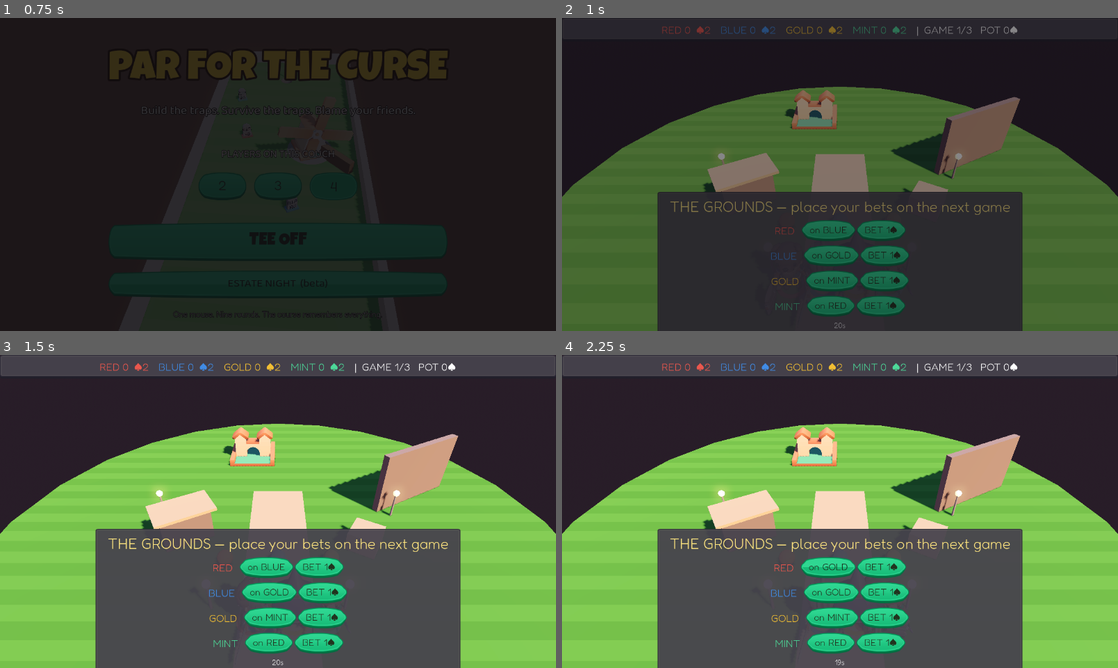
Above: before the commit, frames 1-4 (two rows, left to right).
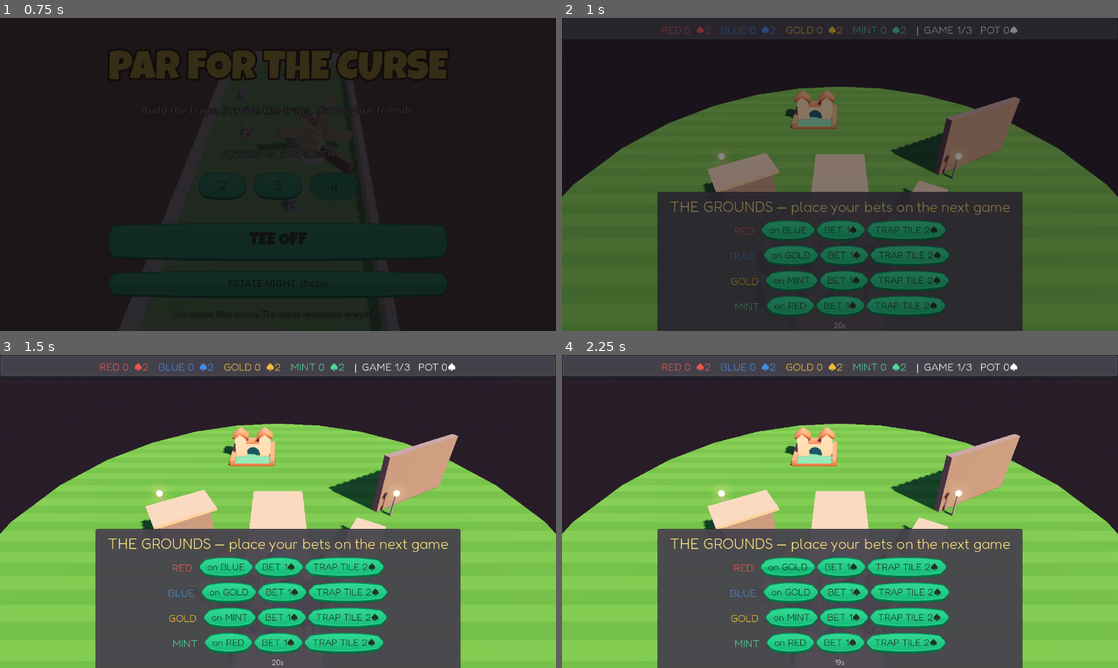
Above: after the commit, the same moments.

Repository: substrateagnostic/ill-will
Game: Godot game, scene res://scenes/menu.tscn
Two runs of this game, one before a commit and one after it. Both use one fixed random seed, a clock stepped at 60 frames per second and the inputs below.
Inputs (mouse positions are in pixels of both pictures, inside the frame that each line leads up to):
- Up to frame 1 (0.75 s): click "ESTATE NIGHT (beta)" at 0.5 s
- Up to frame 2 (1 s): no input
- Up to frame 3 (1.5 s): tap Enter at 1.25 s; move the mouse to (400, 495) at 1.27 s; hold D from 1.28 s (still down); tap E at 1.35 s; click (400, 495) at 1.42 s
- Up to frame 4 (2.25 s): tap Space at 1.52, 1.82 s; release D at 2 s; click "on BLUE" at 2 s

Frame 1 is identical in both runs. In frame 2, 5.3% of the frame differs, in the area x 30-70%, y 64-96%; in frame 3, 6.1%; in frame 4, 6.2%.

Commit message:
Estate E2b: seeded trap tiles - buy, place, trip, steal grudge
TRAP TILE 2 grudge purchase at the Grounds, TILES sub-phase for placement
(click the lawn; bots auto-place), one-shot owner-colored tiles trip rival
walkers (Hit_A pratfall, anim lock), steal 1 grudge, banner + graffiti.
Legible deviousness: tiles glow in owner color, everyone sees them.

Co-Authored-By: Claude Fable 5 <noreply@anthropic.com>

Diff:
--- a/estate/estate.gd
+++ b/estate/estate.gd
@@ -2,7 +2,9 @@
 ## THE ESTATE — night-loop shell: GROUNDS -> AUCTION -> GAME -> RECKONING.
 ## v1 "clipboard" grounds (panel UI); walkable grounds is phase E2.
 
-enum Phase { GROUNDS, AUCTION, GAME, RECKONING, NIGHT_END }
+enum Phase { GROUNDS, TILES, AUCTION, GAME, RECKONING, NIGHT_END }
+
+const TILE_COST := 2
 
 const MODULES := {
 	"par": {"name": "PAR FOR THE CURSE", "scene": "res://scenes/main.tscn", "mode": "gamestate"},
@@ -22,6 +24,7 @@
 var phase := Phase.GROUNDS
 var bots := false
 var mockonly := false
+var pool_override: Array = []
 var auction_options: Array = []
 var high_bid := 0
 var high_bidder := -1
@@ -33,6 +36,7 @@
 var walkers: Array = []
 var _selected_walker := -1
 var _bot_wander_timer := 0.0
+var _tile_buyers: Array = []
 
 @onready var cam: Camera3D = $Camera3D
 @onready var top_bar: HBoxContainer = $UI/TopBar/Row
@@ -48,6 +52,8 @@
 			bots = true
 		elif arg == "--mockonly":
 			mockonly = true
+		elif arg.begins_with("--pool="):
+			pool_override = Array(arg.trim_prefix("--pool=").split(","))
 	EstateState.start_night(GameState.player_count)
 	PlayerInput.auto_assign(GameState.player_count)
 	_spawn_walkers()
@@ -112,7 +118,9 @@
 		var hit := space.intersect_ray(q)
 		if hit.is_empty():
 			return
-		if hit.collider is EstateWalker:
+		if phase == Phase.TILES and not _tile_buyers.is_empty():
+			_place_tile(_tile_buyers[0], hit.position)
+		elif hit.collider is EstateWalker:
 			_select_walker(hit.collider.player_idx)
 		elif _selected_walker >= 0:
 			walkers[_selected_walker].walk_target = hit.position
@@ -136,7 +144,8 @@
 		if _grounds_timer <= 0.0 or (bots and _grounds_timer < GROUNDS_TIME - 1.5):
 			if bots:
 				_bots_place_bets()
-			_enter_auction()
+				_bots_buy_tiles()
+			_enter_tiles()
 	elif phase == Phase.AUCTION:
 		_bid_timer -= delta
 		_update_auction_clock()
@@ -175,6 +184,7 @@
 	phase = Phase.GROUNDS
 	_grounds_timer = GROUNDS_TIME
 	_bet_targets.clear()
+	_tile_buyers.clear()
 	_rebuild_top_bar()
 	_clear_panel("THE GROUNDS — place your bets on the next game")
 	for i in EstateState.players.size():
@@ -202,6 +212,18 @@
 				Sfx.play("card")
 				_rebuild_top_bar())
 		row.add_child(bet_btn)
+		var tile_btn := Button.new()
+		tile_btn.text = "TRAP TILE %d♠" % TILE_COST
+		tile_btn.pressed.connect(func():
+			if not _tile_buyers.has(i) and EstateState.spend_grudge(i, TILE_COST):
+				_tile_buyers.append(i)
+				tile_btn.text = "TILE BOUGHT"
+				tile_btn.disabled = true
+				Sfx.play("grudge")
+				_rebuild_top_bar()
+			else:
+				Sfx.play("invalid"))
+		row.add_child(tile_btn)
 		phase_box.add_child(row)
 	var clock := Label.new()
 	clock.name = "Clock"
@@ -221,6 +243,54 @@
 	for i in EstateState.players.size():
 		EstateState.place_bet(i, EstateState.rng.randi_range(0, EstateState.players.size() - 1))
 
+func _bots_buy_tiles() -> void:
+	for i in EstateState.players.size():
+		if EstateState.rng.randf() < 0.4 and not _tile_buyers.has(i):
+			if EstateState.spend_grudge(i, TILE_COST):
+				_tile_buyers.append(i)
+
+func _enter_tiles() -> void:
+	if _tile_buyers.is_empty():
+		_enter_auction()
+		return
+	phase = Phase.TILES
+	_rebuild_top_bar()
+	_prompt_next_tile()
+
+func _prompt_next_tile() -> void:
+	if _tile_buyers.is_empty():
+		_enter_auction()
+		return
+	var p: int = _tile_buyers[0]
+	var pl = EstateState.players[p]
+	_clear_panel("%s — CLICK THE LAWN TO SEED YOUR TRAP TILE" % pl.name, pl.color)
+	if bots:
+		var spot := Vector3(EstateState.rng.randf_range(-5.0, 5.0), 0, EstateState.rng.randf_range(-6.0, 1.0))
+		_place_tile(p, spot)
+
+func _place_tile(p: int, pos: Vector3) -> void:
+	if Vector2(pos.x, pos.z + 4.0).length() > 11.0:
+		Sfx.play("invalid")
+		return
+	_tile_buyers.pop_front()
+	var tile := TrapTile.new()
+	$Grounds.add_child(tile)
+	tile.global_position = Vector3(pos.x, 0.0, pos.z)
+	tile.setup(p, EstateState.players[p].color)
+	tile.tripped.connect(_on_tile_tripped)
+	Sfx.play("place")
+	_prompt_next_tile()
+
+func _on_tile_tripped(victim: int, owner_idx: int) -> void:
+	var taken := EstateState.steal_grudge(victim, owner_idx, 1)
+	var v = EstateState.players[victim]
+	var o = EstateState.players[owner_idx]
+	var suffix := " and steals 1♠" if taken > 0 else ""
+	_flash("%s'S TILE TRIPS %s%s" % [o.name, v.name, suffix], o.color, 2.0)
+	EstateState.add_graffiti("%s tripped %s on the grounds" % [o.name, v.name])
+	_redraw_graffiti()
+	_rebuild_top_bar()
+
 func _enter_auction() -> void:
 	if phase == Phase.AUCTION:
 		return
@@ -229,6 +299,8 @@
 	high_bidder = -1
 	_bid_timer = BID_TIME
 	var pool := ["mock", "mock", "mock"] if mockonly else ["par", "echo", "tilt", "par", "echo", "tilt"]
+	if not pool_override.is_empty():
+		pool = pool_override
 	auction_options.clear()
 	for k in 3:
 		auction_options.append(pool[EstateState.rng.randi_range(0, pool.size() - 1)])
--- a/estate/estate_state.gd
+++ b/estate/estate_state.gd
@@ -92,6 +92,18 @@
 	games_played += 1
 	return ticker
 
+func steal_grudge(victim: int, thief: int, amount := 1) -> int:
+	var taken: int = mini(amount, players[victim].grudge)
+	players[victim].grudge -= taken
+	players[thief].grudge += taken
+	return taken
+
+func spend_grudge(p: int, amount: int) -> bool:
+	if players[p].grudge < amount:
+		return false
+	players[p].grudge -= amount
+	return true
+
 func place_bet(p: int, target: int) -> bool:
 	if players[p].grudge < 1 or bets.has(p):
 		return false
--- /dev/null
+++ b/estate/trap_tile.gd
@@ -0,0 +1,79 @@
+class_name TrapTile
+extends Area3D
+## A seeded walkway trap on the estate grounds. Owner-colored, fully
+## visible (legible deviousness). One-shot: trips a non-owner walker,
+## steals 1 grudge for the owner, then vanishes.
+
+var owner_idx := -1
+var owner_color := Color.WHITE
+var armed := true
+
+signal tripped(victim_idx: int, owner_idx: int)
+
+func setup(idx: int, color: Color) -> void:
+	owner_idx = idx
+	owner_color = color
+	collision_layer = 0
+	collision_mask = 2
+	var shape := CollisionShape3D.new()
+	var cyl := CylinderShape3D.new()
+	cyl.radius = 0.75
+	cyl.height = 0.6
+	shape.shape = cyl
+	shape.position.y = 0.3
+	add_child(shape)
+	var disc := MeshInstance3D.new()
+	var dm := CylinderMesh.new()
+	dm.top_radius = 0.72
+	dm.bottom_radius = 0.75
+	dm.height = 0.035
+	disc.mesh = dm
+	var mat := StandardMaterial3D.new()
+	mat.transparency = BaseMaterial3D.TRANSPARENCY_ALPHA
+	mat.albedo_color = Color(color.r, color.g, color.b, 0.45)
+	mat.emission_enabled = true
+	mat.emission = color * 0.5
+	disc.material_override = mat
+	disc.position.y = 0.02
+	add_child(disc)
+	var ring := MeshInstance3D.new()
+	var rm := TorusMesh.new()
+	rm.inner_radius = 0.68
+	rm.outer_radius = 0.78
+	ring.mesh = rm
+	var rmat := StandardMaterial3D.new()
+	rmat.albedo_color = color
+	rmat.emission_enabled = true
+	rmat.emission = color * 0.8
+	ring.material_override = rmat
+	ring.position.y = 0.04
+	ring.scale.y = 0.3
+	add_child(ring)
+	body_entered.connect(_on_body)
+
+func _on_body(body: Node3D) -> void:
+	if not armed or not body is EstateWalker or body.player_idx == owner_idx:
+		return
+	armed = false
+	tripped.emit(body.player_idx, owner_idx)
+	body.trip(global_position)
+	var p := CPUParticles3D.new()
+	get_parent().add_child(p)
+	p.global_position = global_position + Vector3(0, 0.3, 0)
+	p.one_shot = true
+	p.amount = 18
+	p.lifetime = 0.6
+	p.explosiveness = 1.0
+	p.spread = 80.0
+	p.initial_velocity_min = 2.0
+	p.initial_velocity_max = 4.0
+	var mesh := SphereMesh.new()
+	mesh.radius = 0.05
+	mesh.height = 0.1
+	p.mesh = mesh
+	var mat := StandardMaterial3D.new()
+	mat.albedo_color = owner_color
+	p.material_override = mat
+	p.emitting = true
+	get_tree().create_timer(1.2).timeout.connect(p.queue_free)
+	queue_free()
--- a/estate/walker.gd
+++ b/estate/walker.gd
@@ -9,6 +9,7 @@
 var anim: AnimationPlayer
 var walk_target := Vector3.INF
 var selected := false
+var _anim_lock := 0.0
 
 var _ring_mat: StandardMaterial3D
 var _base_color := Color.WHITE
@@ -48,6 +49,16 @@
 	if anim:
 		anim.play("Idle")
 
+func trip(from: Vector3) -> void:
+	var away := global_position - from
+	away.y = 0.0
+	velocity = away.normalized() * 4.0 + Vector3(0, 5.5, 0)
+	walk_target = Vector3.INF
+	_anim_lock = 0.8
+	if anim and anim.has_animation("Hit_A"):
+		anim.play("Hit_A")
+	Sfx.play("splat", -4.0)
+
 func set_selected(v: bool) -> void:
 	selected = v
 	if _ring_mat:
@@ -74,7 +85,8 @@
 		var body := col.get_collider()
 		if body is RigidBody3D:
 			body.apply_central_impulse(-col.get_normal() * 1.4)
-	if anim:
+	_anim_lock = maxf(0.0, _anim_lock - delta)
+	if anim and _anim_lock <= 0.0:
 		var moving := Vector2(velocity.x, velocity.z).length() > 0.5
 		var want := "Walking_A" if moving else "Idle"
 		if anim.current_animation != want and anim.has_animation(want):
